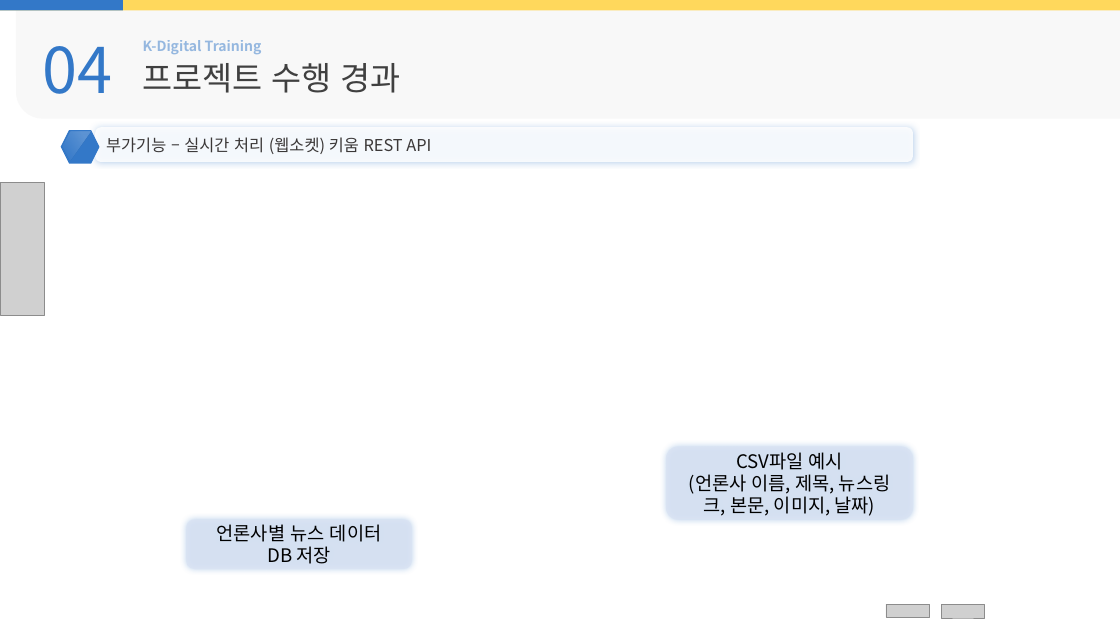
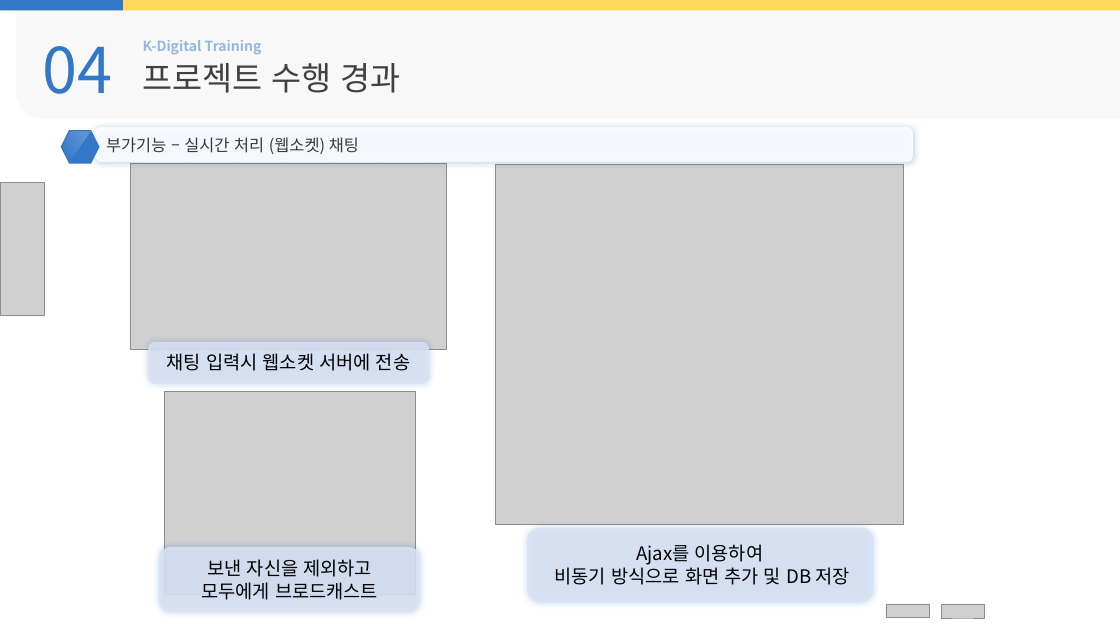
Before and after one commit to Milk0621/project-news-stock, a slide deck: slide 23 of kospi/python/etcFile/kospi 발표.pptx. Drawn at 1120x630 pixels with LibreOffice and Linux fonts; fonts in the diff are those of the drawing; grey boxes stand for pictures. Boxes give left, top, right and bottom in pixels: in the first picture for what was removed or moved away, otherwise in the second. Text is boxed around its words. In the diff, an @@ line names an element or a change of style, - is before the commit and + after.

```diff
--- a/kospi/python/etcFile/kospi 발표.pptx
+++ b/kospi/python/etcFile/kospi 발표.pptx
@@ text at <box>106,137,359,154</box>: text changed @@
-부가기능 – 실시간 처리 (웹소켓) 키움 REST API
+부가기능 – 실시간 처리 (웹소켓) 채팅
@@ picture added at <box>130,163,447,350</box> @@
@@ picture added at <box>496,165,903,525</box> @@
@@ rounded rectangle added at <box>148,342,429,383</box>, fill #DAE3F3 at 85% opacity, 16 pt, text #000000 @@
+채팅 입력시 웹소켓 서버에 전송
@@ picture added at <box>164,392,415,595</box> @@
@@ rounded rectangle removed at <box>187,520,412,570</box> @@
-언론사별 뉴스 데이터
-DB 저장
@@ rounded rectangle "Ajax를 이용하여": place and size @@
-rounded rectangle "Ajax를 이용하여" at <box>666,447,913,520</box>
+rounded rectangle "Ajax를 이용하여" at <box>528,528,873,602</box>
@@ rounded rectangle added at <box>160,547,420,612</box>, fill #DAE3F3 at 85% opacity, 16 pt, text #000000 @@
+보낸 자신을 제외하고
+모두에게 브로드캐스트
@@ text in rounded rectangle at <box>555,544,850,585</box>: text changed @@
-CSV파일 예시
-(언론사 이름, 제목, 뉴스링크, 본문, 이미지, 날짜)
+Ajax를 이용하여
+비동기 방식으로 화면 추가 및 DB 저장
```
Also in this commit, not shown: 11 other slides changed, 4 slides added, 1 slide removed.
